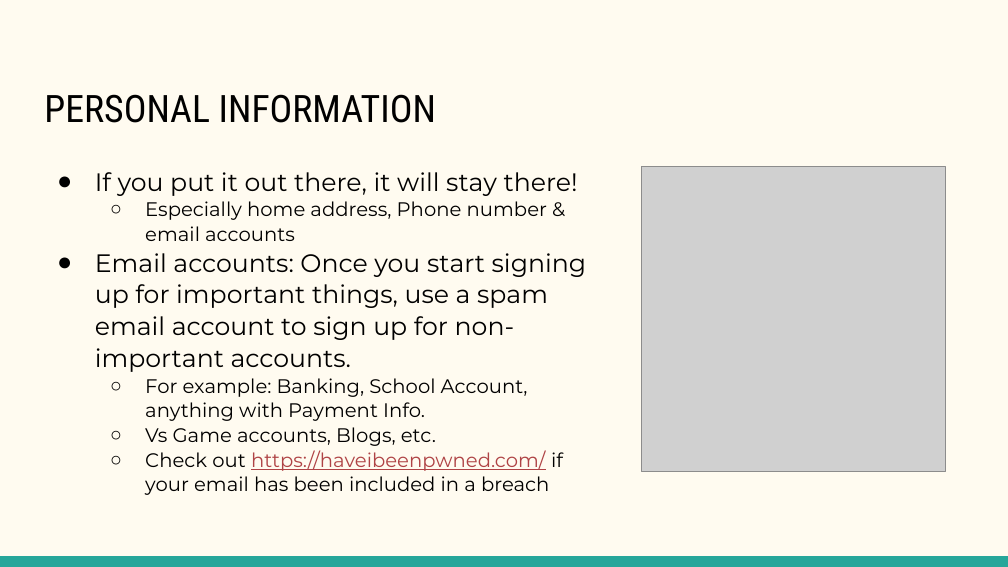
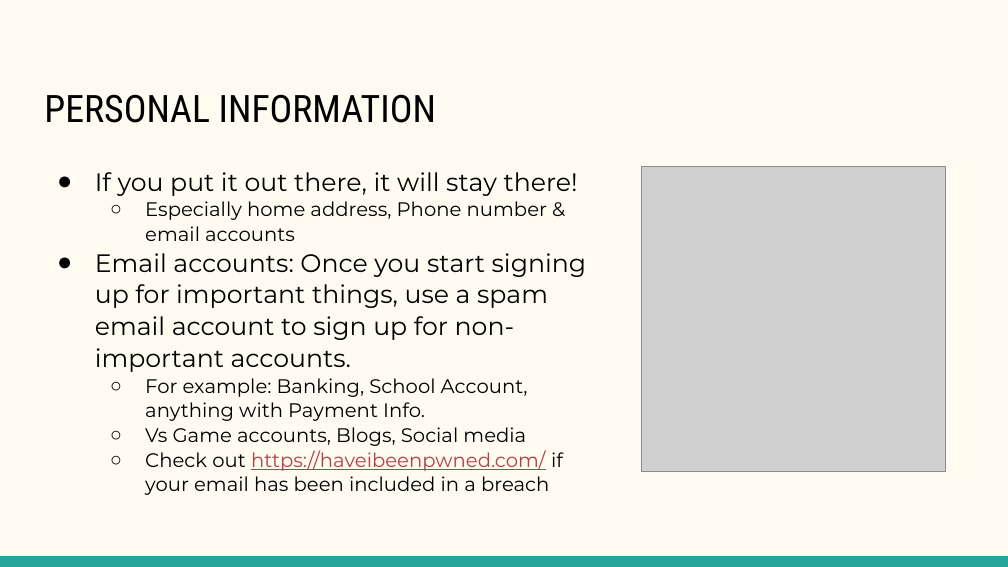
Before and after one commit to cioaonk/Presentations, a slide deck: slide 5 of GCC-OnlineSafety.pptx (slide 4 before the commit). Drawn at 1008x567 pixels with LibreOffice and Linux fonts; fonts in the diff are those of the drawing; grey boxes stand for pictures; background and template pictures are left out. Boxes give left, top, right and bottom in pixels: in the first picture for what was removed or moved away, otherwise in the second. Text is boxed around its words. In the diff, an @@ line names an element or a change of style, - is before the commit and + after.

```diff
--- a/GCC-OnlineSafety.pptx
+++ b/GCC-OnlineSafety.pptx
@@ text at [145, 427, 526, 446]: text changed @@
-  ○ Vs Game accounts, Blogs, etc.
+  ○ Vs Game accounts, Blogs, Social media
```
Also in this commit, not shown: 3 other slides changed, 3 slides added.
